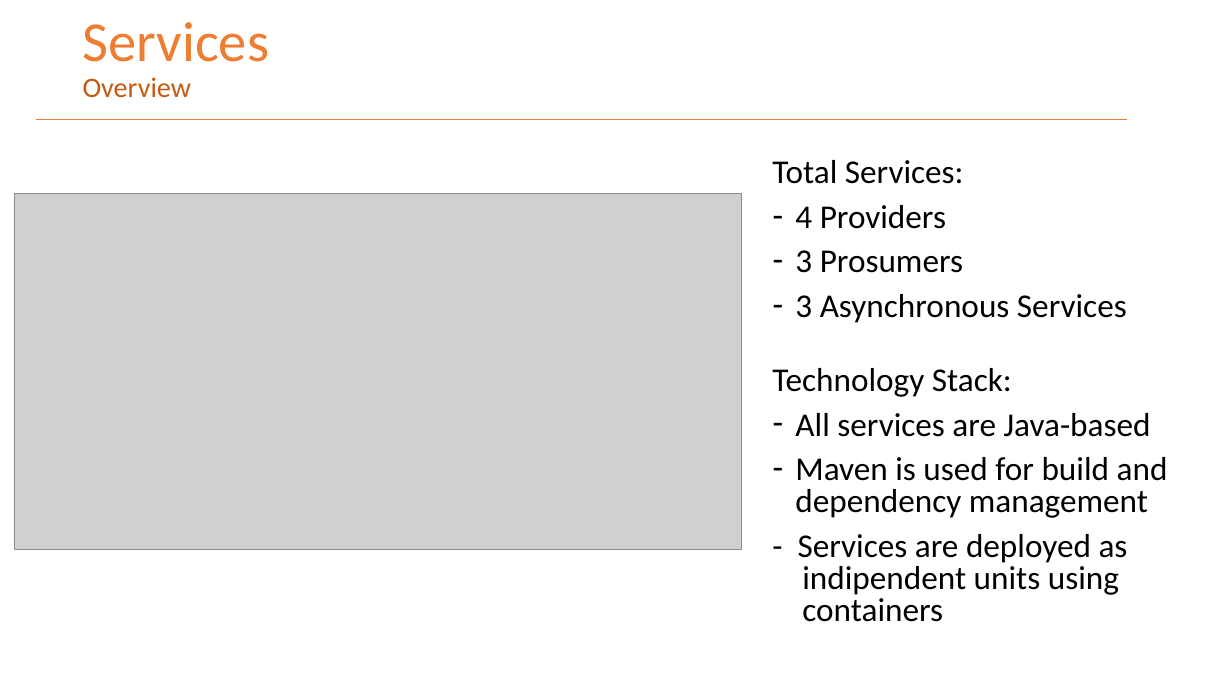
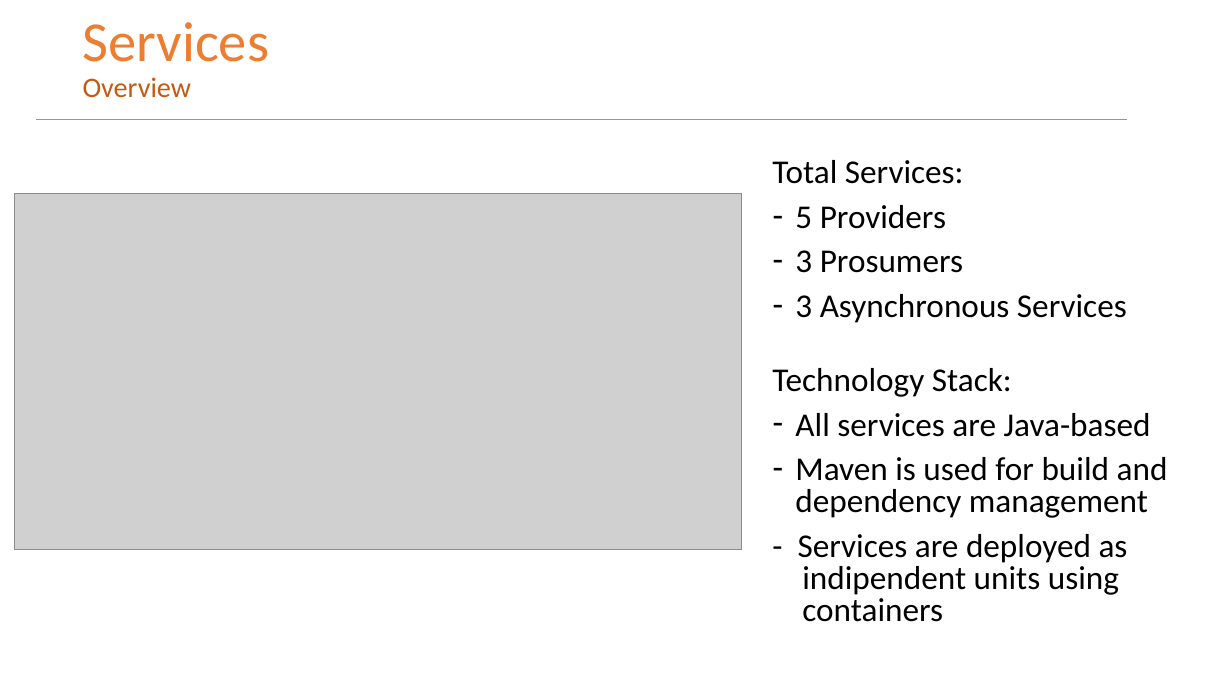
Before and after one commit to m4rylu/SOSE-projects, a slide deck: slide 7 of Final/Documentation/presentation/Group3.pptx. Drawn at 1232x693 pixels with LibreOffice and Linux fonts; fonts in the diff are those of the drawing; grey boxes stand for pictures. Boxes give left, top, right and bottom in pixels: in the first picture for what was removed or moved away, otherwise in the second. Text is boxed around its words. In the diff, an @@ line names an element or a change of style, - is before the commit and + after.

```diff
--- a/Final/Documentation/presentation/Group3.pptx
+++ b/Final/Documentation/presentation/Group3.pptx
@@ text at box(795, 205, 946, 229): text changed @@
-– 4 Providers
+– 5 Providers
```
Also in this commit, not shown: 2 other files.
